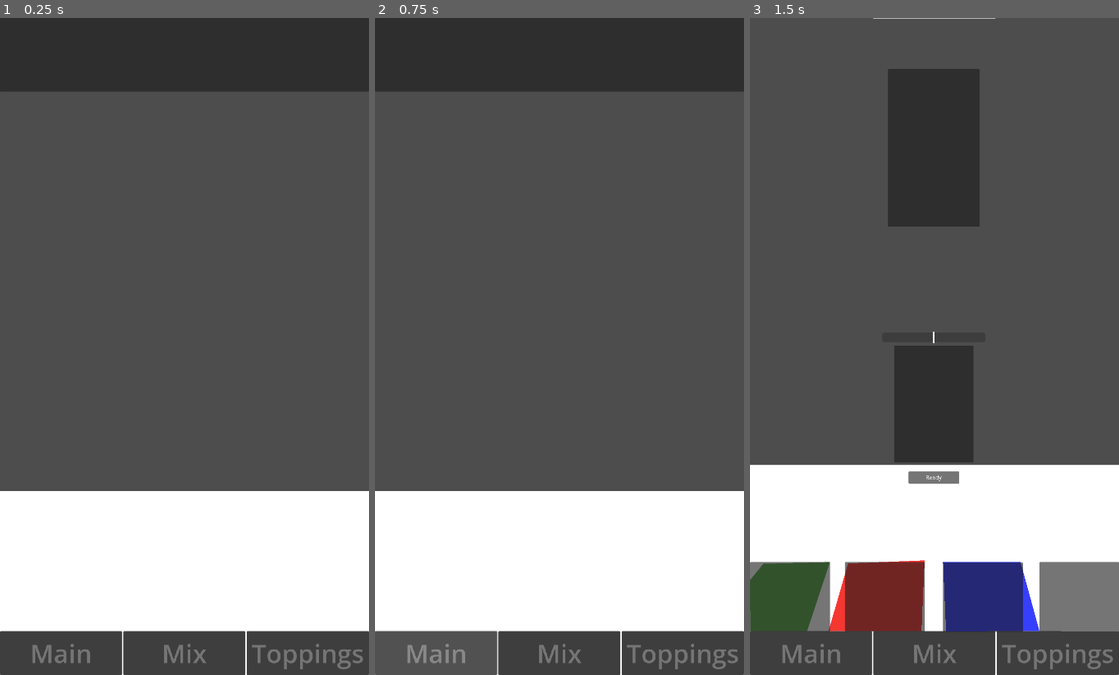
Above: before the commit, frames 1-3 (left to right).
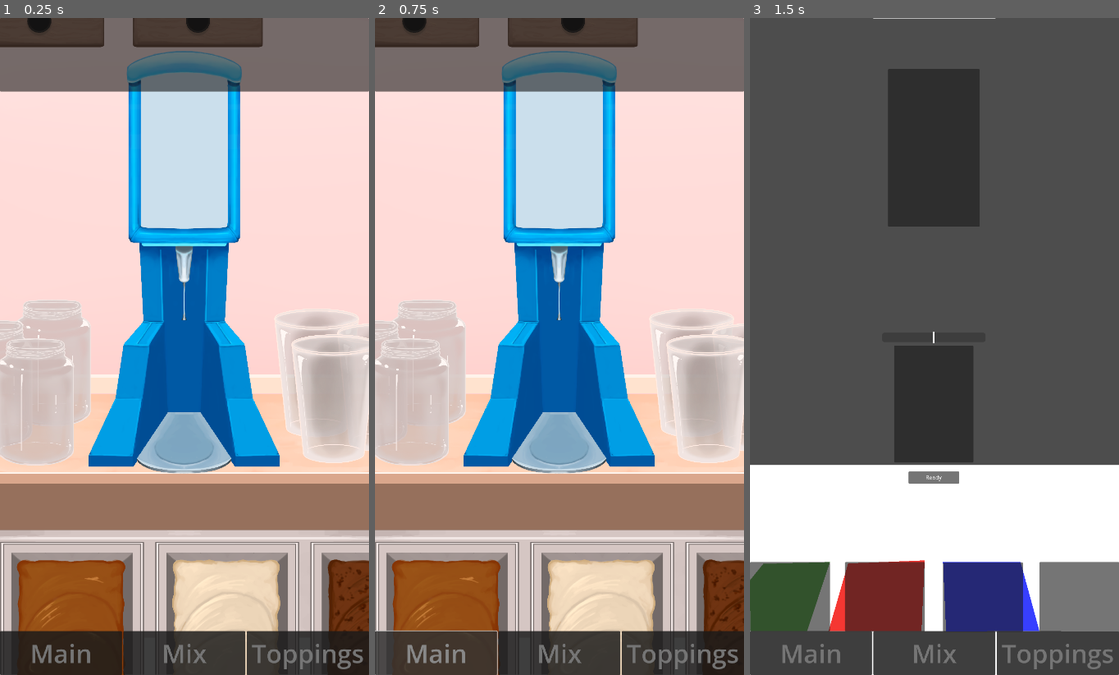
Above: after the commit, the same moments.

Repository: f-valenzuela/MaltadasPop
Game: Godot game, scene res://Main.tscn
Same seed, same stepped clock (60 frames per second), same inputs: the game is played once before the commit and once after it. The project has no main scene, so this scene is started directly. The engine's default icon, where the game draws it, is replaced by a stand-in: a white triangle on a blue panel in a dark square.
Inputs (mouse positions are in pixels of both pictures, inside the frame that each line leads up to):
- Up to frame 1 (0.25 s): no input
- Up to frame 2 (0.75 s): click (437, 655) at 0.5 s
- Up to frame 3 (1.5 s): click (934, 655) at 1.25 s

The runs differ from the first frame. In frame 1, 95% of the frame differs, in the area x 0-100%, y 0-100%; in frame 2, 95%; in frame 3, nothing differs.

Commit message:
v.0.0.1
Arte basico de escenas 1 y 2 (Shake y Atención)

Diff:
--- a/maltedas-pop/Scenes/CounterScene.tscn
+++ b/maltedas-pop/Scenes/CounterScene.tscn
@@ -1,8 +1,17 @@
-[gd_scene load_steps=4 format=3 uid="uid://cdlhwbsgn4p7"]
-
-[ext_resource type="Texture2D" uid="uid://cd54sdfwn8cm4" path="res://TestMainArea.jpg" id="1_622xi"]
+[gd_scene load_steps=13 format=3 uid="uid://cdlhwbsgn4p7"]
+
 [ext_resource type="Script" uid="uid://bb2uwx01mwjfy" path="res://Scenes/scene.gd" id="1_y004j"]
+[ext_resource type="Texture2D" uid="uid://sxvc50ecpg53" path="res://Backgrounds/SmoothieStage/Backgroud_02.png" id="2_wpfky"]
+[ext_resource type="Texture2D" uid="uid://7kf3ei3o5fm7" path="res://Smoothie_Stage/Malteadera_Bottom.png" id="3_1k5bh"]
 [ext_resource type="PackedScene" uid="uid://c80mso4mnvd5r" path="res://Scenes/UI/ScenesUI.tscn" id="3_07fon"]
+[ext_resource type="Texture2D" uid="uid://bv1tt4airfuxs" path="res://Smoothie_Stage/Malteadera_Top.png" id="4_a6xkn"]
+[ext_resource type="Texture2D" uid="uid://c5qrgnqq6trc7" path="res://Smoothie_Stage/Buttons/Simple_Glasses_Button.png" id="5_6j6dn"]
+[ext_resource type="Texture2D" uid="uid://b33l6tm0ay64t" path="res://Smoothie_Stage/Buttons/Complete_Glasses_Button.png" id="6_0yxxs"]
+[ext_resource type="Texture2D" uid="uid://wkckg5lwdmsa" path="res://Smoothie_Stage/Buttons/drawer_ingridients.png" id="7_r67et"]
+[ext_resource type="Texture2D" uid="uid://d4g2t02qh23ls" path="res://Smoothie_Stage/Buttons/recipient_button_base.png" id="8_722qr"]
+[ext_resource type="Texture2D" uid="uid://xmvda17lkh8m" path="res://Smoothie_Stage/Buttons/icecream_dulcedeleche.png" id="9_a08r0"]
+[ext_resource type="Texture2D" uid="uid://de8h54yydf17b" path="res://Smoothie_Stage/Buttons/icecream_vanilla.png" id="10_ra7ar"]
+[ext_resource type="Texture2D" uid="uid://becrmn5goxgnh" path="res://Smoothie_Stage/Buttons/icecream_chocolate.png" id="11_jx0w6"]
 
 [node name="CounterScene" type="Control" node_paths=PackedStringArray("scenes_ui")]
 layout_mode = 3
@@ -15,21 +24,222 @@
 scenes_ui = NodePath("ScenesUI")
 
 [node name="TextureRect" type="TextureRect" parent="."]
-visible = false
+layout_mode = 1
+anchors_preset = -1
+anchor_left = 0.009259259
+anchor_top = 0.0036458333
+anchor_right = 2.0092592
+anchor_bottom = 2.003646
+offset_left = -10.0
+offset_top = -7.0
+offset_right = -1090.0
+offset_bottom = -1927.0
+grow_horizontal = 2
+grow_vertical = 2
+texture = ExtResource("2_wpfky")
+expand_mode = 1
+metadata/_edit_use_anchors_ = true
+
+[node name="ColorRect" type="ColorRect" parent="."]
+layout_mode = 0
+offset_top = 1811.0
+offset_right = 1080.0
+offset_bottom = 1920.0
+
+[node name="MixingStage" type="Control" parent="."]
 layout_mode = 1
 anchors_preset = 15
 anchor_right = 1.0
 anchor_bottom = 1.0
 grow_horizontal = 2
 grow_vertical = 2
-texture = ExtResource("1_622xi")
 metadata/_edit_use_anchors_ = true
 
-[node name="ColorRect" type="ColorRect" parent="."]
-layout_mode = 0
-offset_top = 1381.8171
-offset_right = 1080.0
-offset_bottom = 1920.0
+[node name="Malteadera" type="Control" parent="MixingStage"]
+anchors_preset = 0
+offset_right = 40.0
+offset_bottom = 40.0
+
+[node name="Malteadora_Screen" type="TextureRect" parent="MixingStage/Malteadera"]
+layout_mode = 0
+offset_left = 411.0
+offset_top = 158.0
+offset_right = 668.0
+offset_bottom = 617.0
+texture = ExtResource("3_1k5bh")
+expand_mode = 1
+
+[node name="Malteadora_Top" type="TextureRect" parent="MixingStage/Malteadera"]
+layout_mode = 0
+offset_left = 259.0
+offset_top = 96.0
+offset_right = 819.0
+offset_bottom = 1331.5
+texture = ExtResource("4_a6xkn")
+expand_mode = 1
+
+[node name="SimpleGlasses" type="Control" parent="MixingStage"]
+anchors_preset = 0
+offset_right = 40.0
+offset_bottom = 40.0
+
+[node name="TextureRect" type="TextureRect" parent="MixingStage/SimpleGlasses"]
+layout_mode = 0
+offset_left = 802.0
+offset_top = 849.0
+offset_right = 1236.0
+offset_bottom = 1301.0
+texture = ExtResource("5_6j6dn")
+expand_mode = 1
+
+[node name="CompleteGlasses" type="Control" parent="MixingStage"]
+anchors_preset = 0
+offset_right = 40.0
+offset_bottom = 40.0
+
+[node name="TextureRect" type="TextureRect" parent="MixingStage/CompleteGlasses"]
+layout_mode = 0
+offset_left = -131.0
+offset_top = 822.0
+offset_right = 266.0
+offset_bottom = 1308.5
+texture = ExtResource("6_0yxxs")
+expand_mode = 1
+
+[node name="HBoxContainer" type="HBoxContainer" parent="MixingStage"]
+clip_contents = true
+layout_mode = 1
+anchors_preset = -1
+anchor_left = -0.5
+anchor_top = -0.029440561
+anchor_right = 0.79
+anchor_bottom = 0.065000005
+offset_top = 0.95983887
+offset_right = -388.2
+offset_bottom = -155.85901
+grow_horizontal = 2
+grow_vertical = 2
+scale = Vector2(1.3862392, 7.3679233)
+theme_override_constants/separation = 335
+alignment = 1
+metadata/_edit_use_anchors_ = true
+
+[node name="IngridientDrawers" type="Control" parent="MixingStage/HBoxContainer"]
+layout_mode = 2
+
+[node name="TextureRect" type="TextureRect" parent="MixingStage/HBoxContainer/IngridientDrawers"]
+layout_mode = 1
+anchors_preset = -1
+anchor_bottom = 0.78300005
+offset_right = 275.0
+offset_bottom = 0.051994324
+texture = ExtResource("7_r67et")
+expand_mode = 1
+
+[node name="IngridientDrawers2" type="Control" parent="MixingStage/HBoxContainer"]
+layout_mode = 2
+
+[node name="TextureRect" type="TextureRect" parent="MixingStage/HBoxContainer/IngridientDrawers2"]
+layout_mode = 1
+anchors_preset = -1
+anchor_bottom = 0.8
+offset_right = 275.0
+offset_bottom = 0.051994324
+texture = ExtResource("7_r67et")
+expand_mode = 1
+
+[node name="IngridientDrawers3" type="Control" parent="MixingStage/HBoxContainer"]
+layout_mode = 2
+
+[node name="TextureRect" type="TextureRect" parent="MixingStage/HBoxContainer/IngridientDrawers3"]
+layout_direction = 2
+layout_mode = 1
+anchors_preset = -1
+anchor_right = 1.0
+anchor_bottom = 0.8
+offset_right = 275.0
+offset_bottom = 0.051994324
+texture = ExtResource("7_r67et")
+expand_mode = 1
+
+[node name="IngridientDrawers4" type="Control" parent="MixingStage/HBoxContainer"]
+layout_mode = 2
+
+[node name="TextureRect" type="TextureRect" parent="MixingStage/HBoxContainer/IngridientDrawers4"]
+layout_mode = 1
+anchors_preset = -1
+anchor_bottom = 0.78300005
+offset_right = 275.0
+offset_bottom = 0.051994324
+texture = ExtResource("7_r67et")
+expand_mode = 1
+
+[node name="HFlowContainer" type="HFlowContainer" parent="MixingStage"]
+layout_mode = 0
+offset_top = 1531.0
+offset_right = 1083.0
+offset_bottom = 1919.0
+theme_override_constants/h_separation = 280
+
+[node name="Control2" type="Control" parent="MixingStage/HFlowContainer"]
+layout_mode = 2
+size_flags_horizontal = 3
+
+[node name="TextureRect" type="TextureRect" parent="MixingStage/HFlowContainer/Control2"]
+layout_mode = 0
+offset_right = 422.0
+offset_bottom = 388.0
+texture = ExtResource("8_722qr")
+expand_mode = 1
+
+[node name="icecream" type="TextureRect" parent="MixingStage/HFlowContainer/Control2/TextureRect"]
+layout_mode = 0
+offset_left = 49.0
+offset_top = 51.0
+offset_right = 367.0
+offset_bottom = 388.5
+texture = ExtResource("9_a08r0")
+expand_mode = 1
+
+[node name="Control3" type="Control" parent="MixingStage/HFlowContainer"]
+layout_mode = 2
+size_flags_horizontal = 3
+
+[node name="TextureRect" type="TextureRect" parent="MixingStage/HFlowContainer/Control3"]
+layout_mode = 0
+offset_right = 422.0
+offset_bottom = 388.0
+texture = ExtResource("8_722qr")
+expand_mode = 1
+
+[node name="icecream" type="TextureRect" parent="MixingStage/HFlowContainer/Control3/TextureRect"]
+layout_mode = 0
+offset_left = 49.0
+offset_top = 51.0
+offset_right = 367.0
+offset_bottom = 388.5
+texture = ExtResource("10_ra7ar")
+expand_mode = 1
+
+[node name="Control4" type="Control" parent="MixingStage/HFlowContainer"]
+layout_mode = 2
+size_flags_horizontal = 3
+
+[node name="TextureRect" type="TextureRect" parent="MixingStage/HFlowContainer/Control4"]
+layout_mode = 0
+offset_right = 422.0
+offset_bottom = 388.0
+texture = ExtResource("8_722qr")
+expand_mode = 1
+
+[node name="icecream" type="TextureRect" parent="MixingStage/HFlowContainer/Control4/TextureRect"]
+layout_mode = 0
+offset_left = 49.0
+offset_top = 51.0
+offset_right = 367.0
+offset_bottom = 388.5
+texture = ExtResource("11_jx0w6")
+expand_mode = 1
 
 [node name="ScenesUI" parent="." instance=ExtResource("3_07fon")]
 layout_mode = 1
Binary file added: maltedas-pop/Backgrounds/CharacterStage/Backgroud_01_Counter.png
Not shown, added: maltedas-pop/Backgrounds/CharacterStage/Backgroud_01_Counter.png.import
Binary file added: maltedas-pop/Backgrounds/CharacterStage/Backgroud_01_Menu.png
Not shown, added: maltedas-pop/Backgrounds/CharacterStage/Backgroud_01_Menu.png.import
Binary file added: maltedas-pop/Backgrounds/CharacterStage/Backgroud_01_noCounter.jpg
Not shown, added: maltedas-pop/Backgrounds/CharacterStage/Backgroud_01_noCounter.jpg.import
Binary file added: maltedas-pop/Backgrounds/CharacterStage/Backgroud_01_reference.jpg
Not shown, added: maltedas-pop/Backgrounds/CharacterStage/Backgroud_01_reference.jpg.import
Binary file added: maltedas-pop/Backgrounds/SmoothieStage/Backgroud_02.png
Not shown, added: maltedas-pop/Backgrounds/SmoothieStage/Backgroud_02.png.import
Binary file added: maltedas-pop/Ingridients/Icons/Brownie_Ingridient_UI.png
Not shown, added: maltedas-pop/Ingridients/Icons/Brownie_Ingridient_UI.png.import
(and 32 more such lines)
